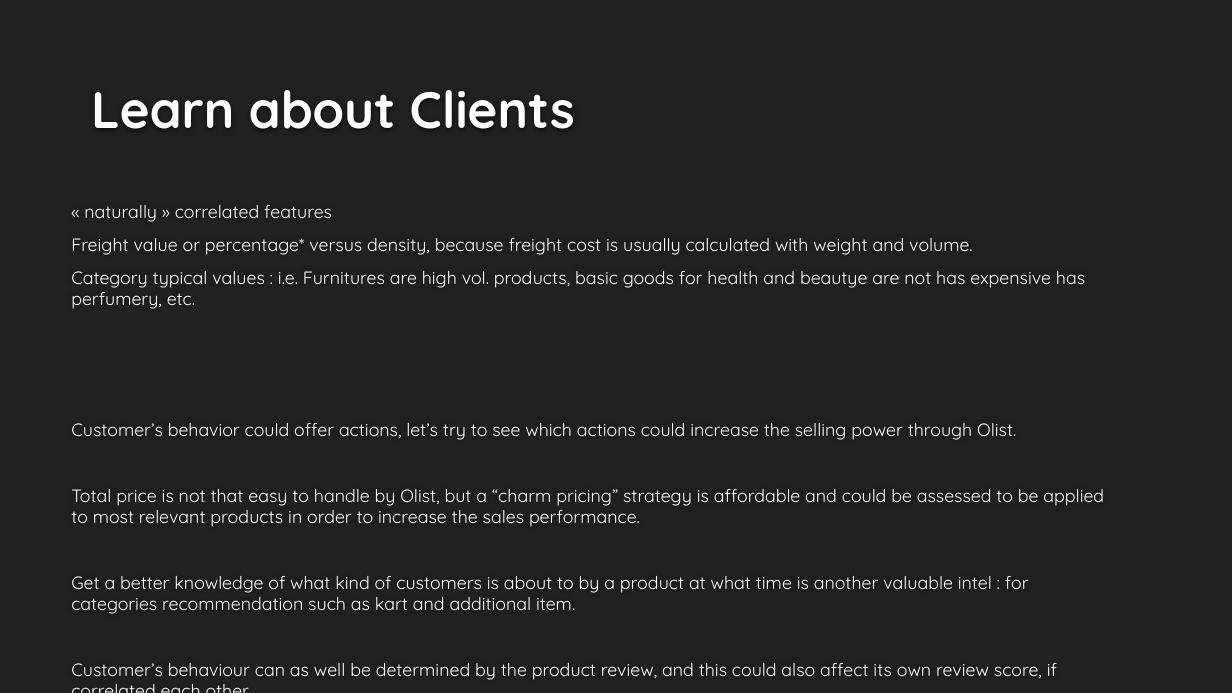
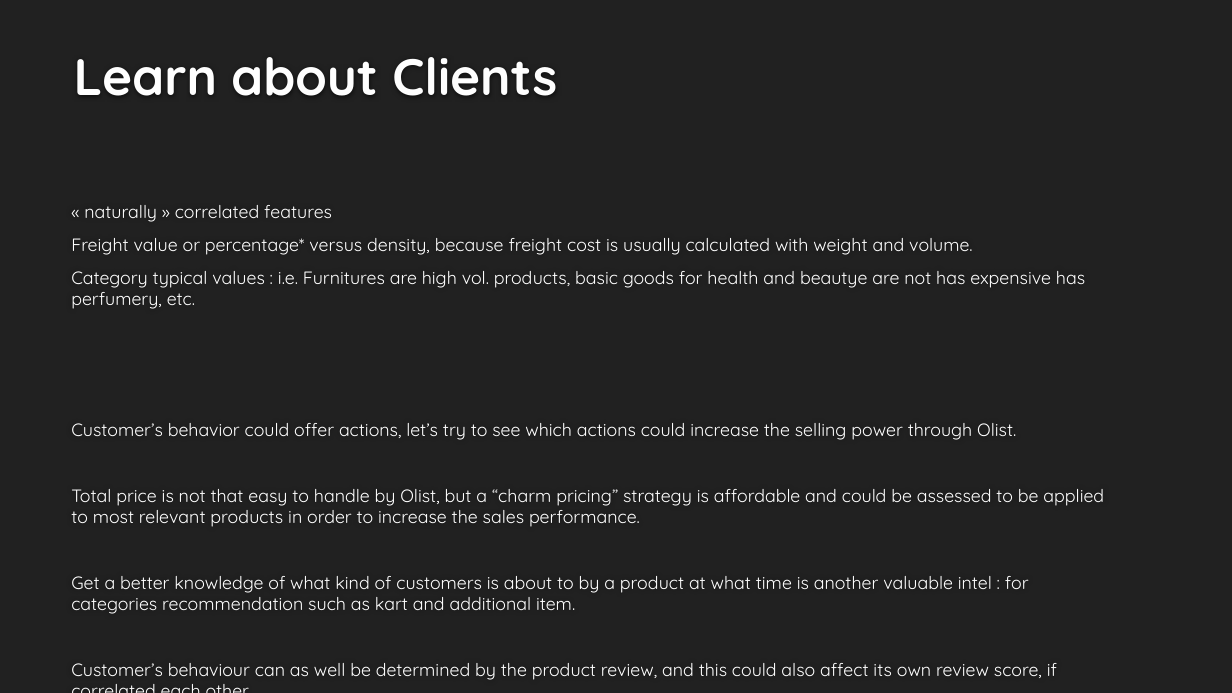
Before and after one commit to EtienneLardeur/P5_CustomerSegmentation, a slide deck: slide 11 of P5Olist_Présentation_initiale.pptx (slide 10 before the commit). Drawn at 1232x693 pixels with LibreOffice and Linux fonts; fonts in the diff are those of the drawing; background and template pictures are left out. Boxes give left, top, right and bottom in pixels: in the first picture for what was removed or moved away, otherwise in the second. Text is boxed around its words. In the diff, an @@ line names an element or a change of style, - is before the commit and + after.

```diff
--- a/P5Olist_Présentation_initiale.pptx
+++ b/P5Olist_Présentation_initiale.pptx
@@ title "Learn about Clients": place and size @@
-title "Learn about Clients" at (91,90,575,129)
+title "Learn about Clients" at (74,57,557,96)
```
Also in this commit, not shown: 7 other slides changed, 2 slides added, 1 slide removed, 5 other files.
